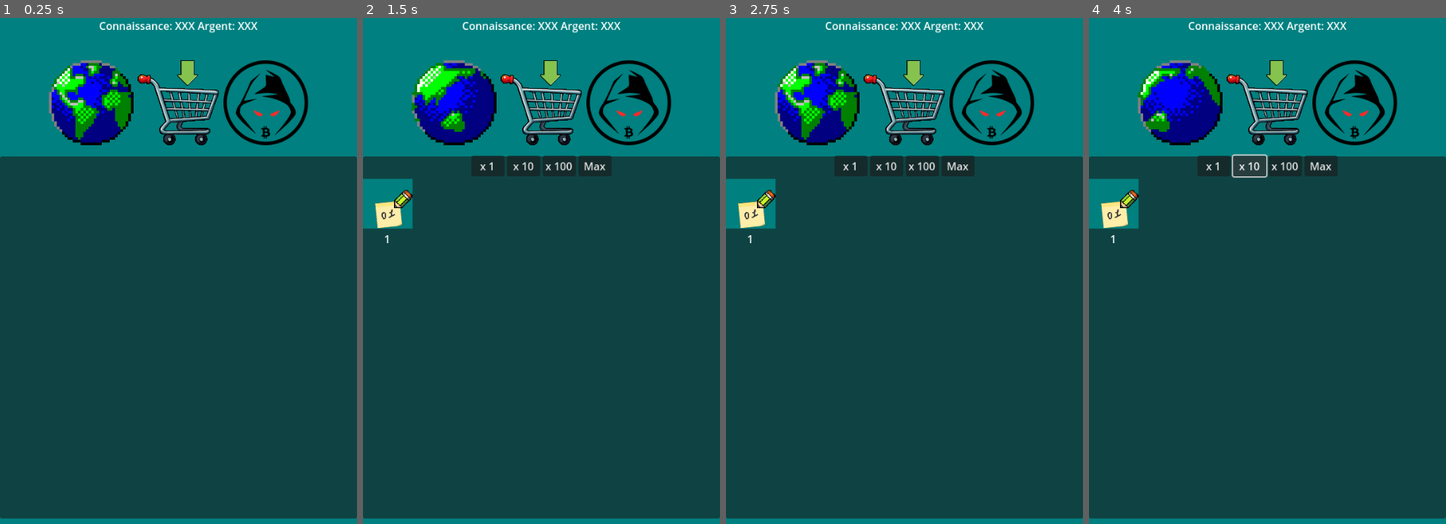
Above: before the commit, frames 1-4 (left to right).
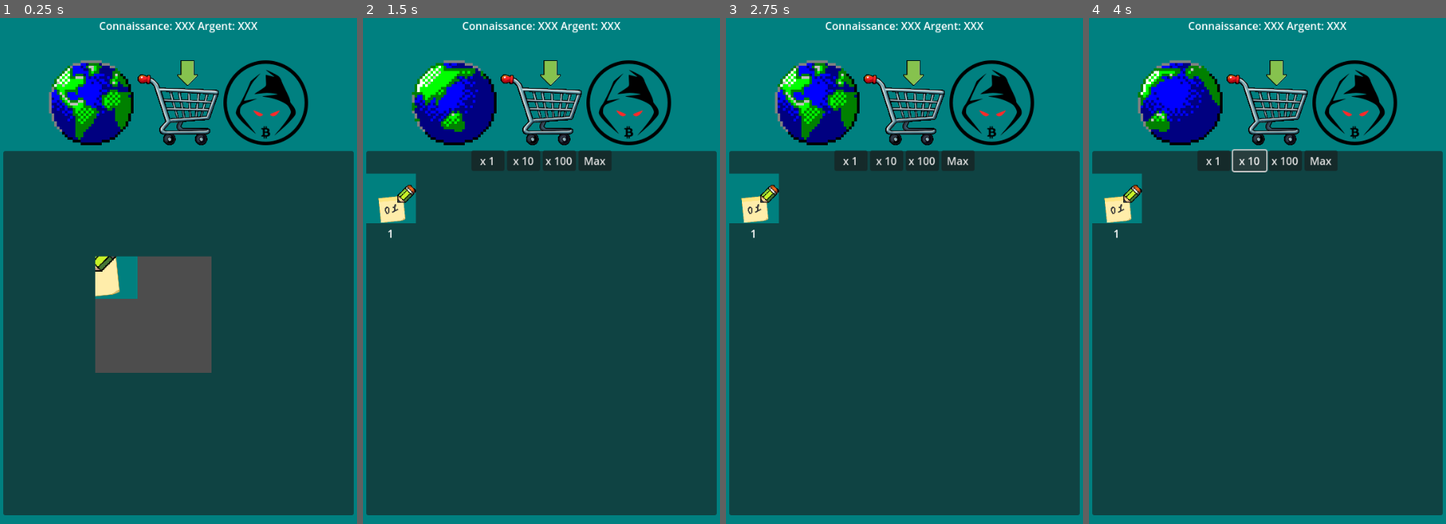
Above: after the commit, the same moments.

Repository: Proksimas/HackerIDLE
Game: Godot game, scene res://Game/main.tscn
The game is run twice, just before and just after one commit, with the same random seed, the same clock (stepped at 60 frames per second) and the same inputs. The engine's default icon, where the game draws it, is replaced by a stand-in: a white triangle on a blue panel in a dark square.
Inputs (mouse positions are in pixels of both pictures, inside the frame that each line leads up to):
- Up to frame 1 (0.25 s): no input
- Up to frame 2 (1.5 s): click (455, 104) at 0.5 s; click (541, 104) at 1.25 s
- Up to frame 3 (2.75 s): click (990, 104) at 2 s
- Up to frame 4 (4 s): click "x 1" at 2.75 s; click "x 10" at 3.5 s

The runs differ from the first frame. In frame 1, 10% of the frame differs, in the area x 0-100%, y 26-99%; in frame 2, 4.4%; in frame 3, 4.4%; in frame 4, 4.5%.

Commit message:
add viewport mais pas sur de la pertinence

Diff:
--- a/hackeridle/Game/Clickers/learning_clicker.gd
+++ b/hackeridle/Game/Clickers/learning_clicker.gd
@@ -9,7 +9,7 @@
 
 	#TEST
 	set_learning_clicker(LearningItemsDB.get_item_cara("post-it"))
-	Player.add_item(LearningItemsDB.get_item_cara("post-it"))
+
 	#END TEST
 	pass # Replace with function body.
 
@@ -29,7 +29,7 @@
 	if event is InputEventMouseButton and event.button_index == MOUSE_BUTTON_LEFT:
 		if event.pressed:
 			Player.knowledge_point += get_earn_kp()
-			print(get_earn_kp())
+			print("Gain de connaissance:", get_earn_kp())
 			#ATTENTION le nomde l'animation doit être celui de l'item
 			if learning_clicker_sprite.is_playing():
 				learning_clicker_sprite.stop()
--- a/hackeridle/Game/Clickers/learning_clicker.tscn
+++ b/hackeridle/Game/Clickers/learning_clicker.tscn
@@ -7,7 +7,6 @@
 size = Vector2(128, 128)
 
 [node name="LearningClicker" type="StaticBody2D"]
-position = Vector2(208, 120)
 input_pickable = true
 script = ExtResource("1_y51c0")
 
--- a/hackeridle/Game/Interface/Interface.tscn
+++ b/hackeridle/Game/Interface/Interface.tscn
@@ -3,7 +3,6 @@
 [ext_resource type="Script" path="res://Game/Interface/interface.gd" id="1_81dom"]
 [ext_resource type="Texture2D" uid="uid://qjvaldkeh84t" path="res://Game/Graphics/App_icons/IE_128/1f9aaee199e94969e87c43b9c8423839mEe1eqnFu0zm3krm-0.png" id="2_p6wh3"]
 [ext_resource type="Texture2D" uid="uid://btsh1antf1vus" path="res://Game/Graphics/App_icons/shopping_cart.png" id="2_u0lvw"]
-[ext_resource type="Texture2D" uid="uid://cbow3lc3huh7r" path="res://icon.svg" id="2_weqoh"]
 [ext_resource type="Texture2D" uid="uid://c2hwsvrfib350" path="res://Game/Graphics/App_icons/dark_shop.png" id="3_aake5"]
 [ext_resource type="Texture2D" uid="uid://i7bysdm7n1xl" path="res://Game/Graphics/App_icons/IE_128/1f9aaee199e94969e87c43b9c8423839mEe1eqnFu0zm3krm-1.png" id="3_ih8ku"]
 [ext_resource type="Texture2D" uid="uid://06y6sx5gym38" path="res://Game/Graphics/App_icons/IE_128/1f9aaee199e94969e87c43b9c8423839mEe1eqnFu0zm3krm-2.png" id="4_xhi7v"]
@@ -12,6 +11,7 @@
 [ext_resource type="Texture2D" uid="uid://b1iqfrbgyraf2" path="res://Game/Graphics/App_icons/IE_128/1f9aaee199e94969e87c43b9c8423839mEe1eqnFu0zm3krm-5.png" id="7_5377l"]
 [ext_resource type="Texture2D" uid="uid://cijat4sqsk5mx" path="res://Game/Graphics/App_icons/IE_128/1f9aaee199e94969e87c43b9c8423839mEe1eqnFu0zm3krm-6.png" id="8_dni6j"]
 [ext_resource type="Texture2D" uid="uid://rkrcm4e2dr5b" path="res://Game/Graphics/App_icons/IE_128/1f9aaee199e94969e87c43b9c8423839mEe1eqnFu0zm3krm-7.png" id="9_0m815"]
+[ext_resource type="PackedScene" uid="uid://cw4lwc84l8omh" path="res://Game/Clickers/learning_clicker.tscn" id="13_ctqbe"]
 [ext_resource type="PackedScene" uid="uid://cm3anxcysmylc" path="res://Game/Interface/Shop.tscn" id="13_ojfgi"]
 
 [sub_resource type="StyleBoxFlat" id="StyleBoxFlat_kypw6"]
@@ -77,7 +77,6 @@
 [node name="GridContainer" type="GridContainer" parent="Panel/VBoxContainer"]
 layout_mode = 2
 size_flags_horizontal = 4
-size_flags_vertical = 3
 columns = 5
 
 [node name="Navigator" type="TextureButton" parent="Panel/VBoxContainer/GridContainer"]
@@ -107,35 +106,55 @@
 layout_mode = 2
 texture_normal = ExtResource("3_aake5")
 
-[node name="MainTab" type="TabContainer" parent="Panel/VBoxContainer"]
+[node name="MarginContainer" type="MarginContainer" parent="Panel/VBoxContainer"]
+layout_mode = 2
+size_flags_vertical = 3
+theme_override_constants/margin_left = 5
+theme_override_constants/margin_top = 5
+theme_override_constants/margin_right = 5
+theme_override_constants/margin_bottom = 5
+
+[node name="MainTab" type="TabContainer" parent="Panel/VBoxContainer/MarginContainer"]
 unique_name_in_owner = true
 layout_mode = 2
 size_flags_vertical = 3
 size_flags_stretch_ratio = 3.85
-current_tab = 1
+current_tab = 0
 tabs_visible = false
 
-[node name="Connaissance" type="Control" parent="Panel/VBoxContainer/MainTab"]
+[node name="Connaissance" type="Control" parent="Panel/VBoxContainer/MarginContainer/MainTab"]
 unique_name_in_owner = true
-visible = false
 layout_mode = 2
 metadata/_tab_index = 0
 
-[node name="TextureRect" type="TextureRect" parent="Panel/VBoxContainer/MainTab/Connaissance"]
+[node name="SubViewportContainer" type="SubViewportContainer" parent="Panel/VBoxContainer/MarginContainer/MainTab/Connaissance"]
 layout_mode = 1
 anchors_preset = 15
 anchor_right = 1.0
 anchor_bottom = 1.0
+offset_left = 139.0
+offset_top = 159.0
+offset_right = -215.0
+offset_bottom = -215.0
 grow_horizontal = 2
 grow_vertical = 2
-texture = ExtResource("2_weqoh")
+stretch = true
 
-[node name="Hack" type="Control" parent="Panel/VBoxContainer/MainTab"]
+[node name="SubViewport" type="SubViewport" parent="Panel/VBoxContainer/MarginContainer/MainTab/Connaissance/SubViewportContainer"]
+handle_input_locally = false
+physics_object_picking = true
+size = Vector2i(176, 176)
+render_target_update_mode = 4
+
+[node name="LearningClicker" parent="Panel/VBoxContainer/MarginContainer/MainTab/Connaissance/SubViewportContainer/SubViewport" instance=ExtResource("13_ctqbe")]
+
+[node name="Hack" type="Control" parent="Panel/VBoxContainer/MarginContainer/MainTab"]
 unique_name_in_owner = true
+visible = false
 layout_mode = 2
 metadata/_tab_index = 1
 
-[node name="Shop" parent="Panel/VBoxContainer/MainTab" instance=ExtResource("13_ojfgi")]
+[node name="Shop" parent="Panel/VBoxContainer/MarginContainer/MainTab" instance=ExtResource("13_ojfgi")]
 unique_name_in_owner = true
 visible = false
 layout_mode = 2
